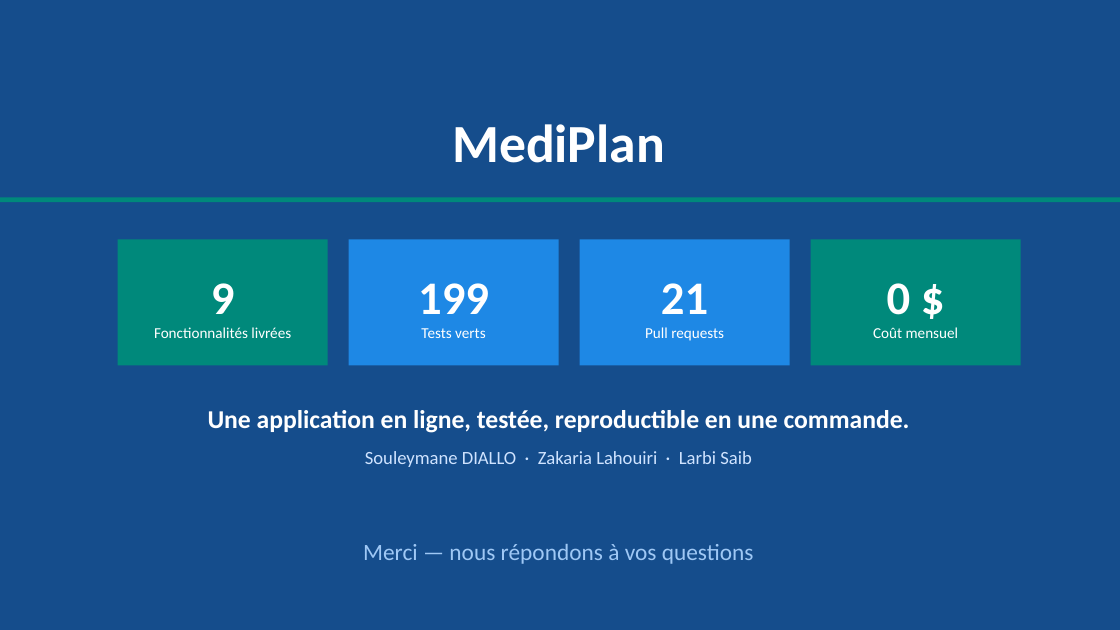
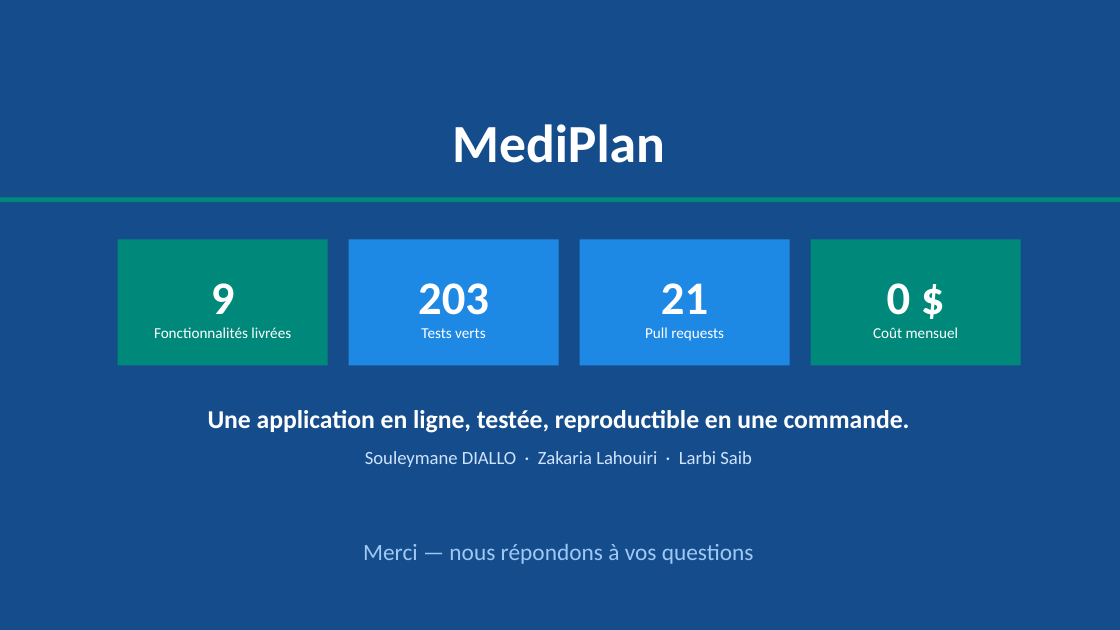
Before and after one commit to soultaka19/mediplan, a slide deck: slide 16 of docs/presentation/MediPlan-Presentation-Finale.pptx. Drawn at 1120x630 pixels with LibreOffice and Linux fonts; fonts in the diff are those of the drawing. Boxes give left, top, right and bottom in pixels: in the first picture for what was removed or moved away, otherwise in the second. Text is boxed around its words. In the diff, an @@ line names an element or a change of style, - is before the commit and + after.

```diff
--- a/docs/presentation/MediPlan-Presentation-Finale.pptx
+++ b/docs/presentation/MediPlan-Presentation-Finale.pptx
@@ text at [418, 283, 489, 315]: text changed @@
-199
+203
```
Also in this commit, not shown: 1 other slide changed, 3 other files.
